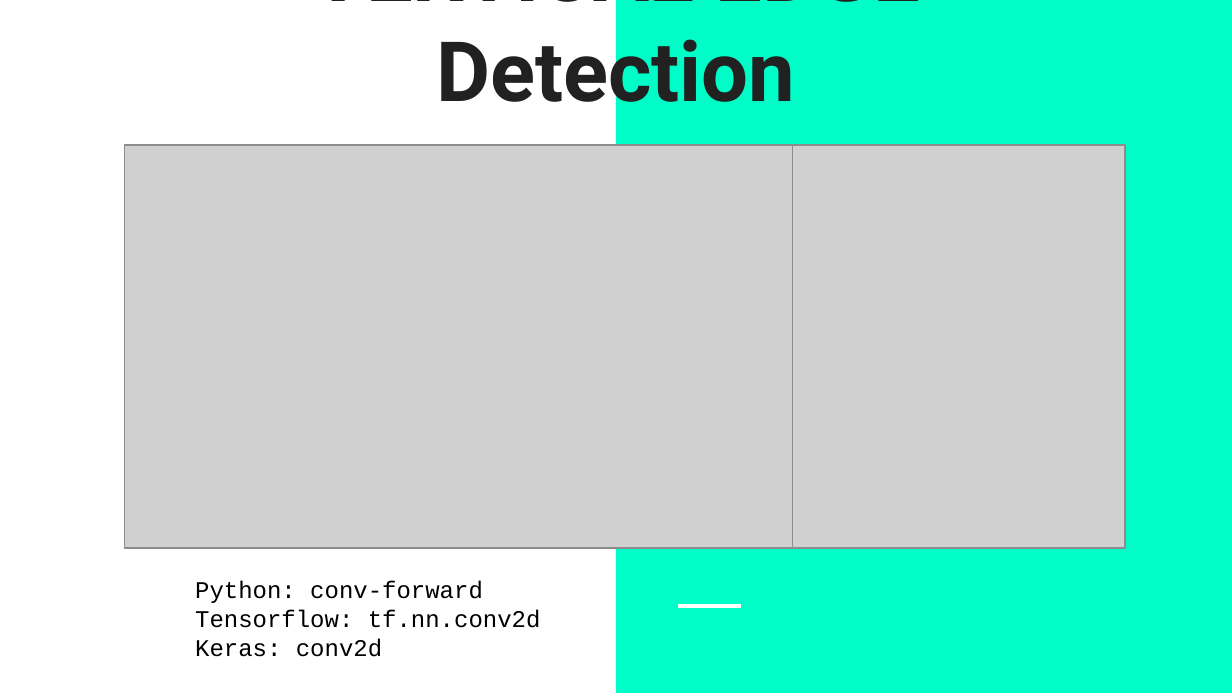
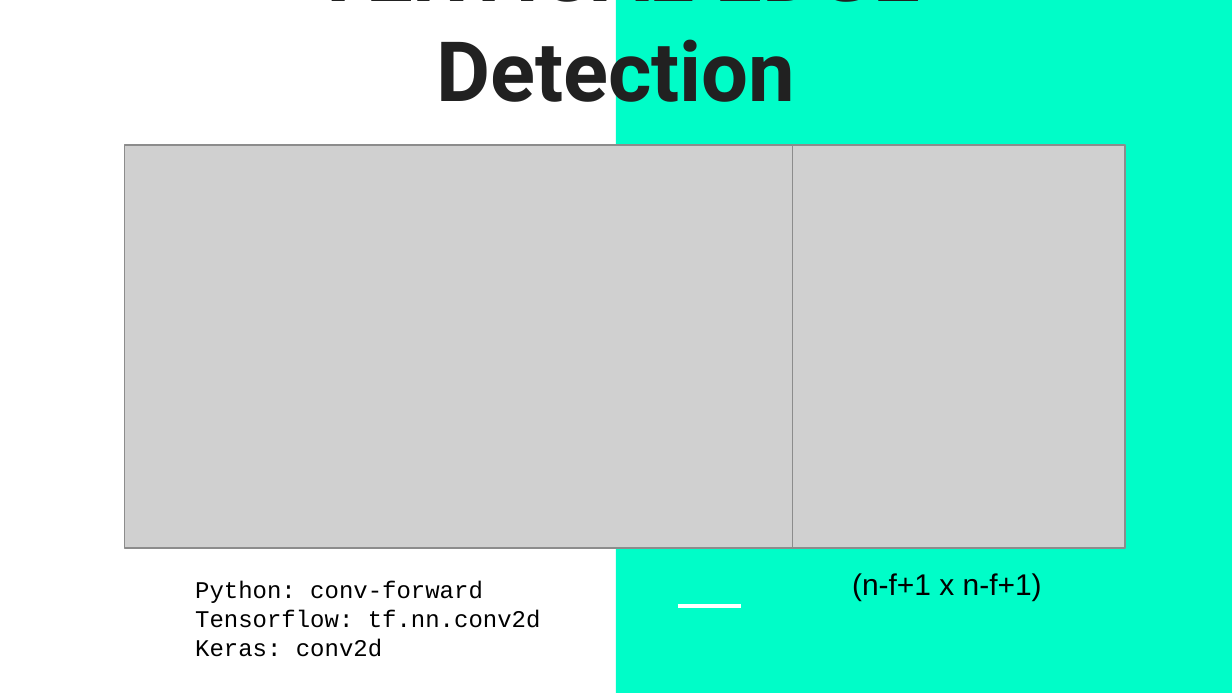
Before and after one commit to NYP-RoboticsSG/Robotics-Sharing, a slide deck: slide 5 of CNN INTRO.pptx. Drawn at 1232x693 pixels with LibreOffice and Linux fonts; fonts in the diff are those of the drawing; grey boxes stand for pictures. Boxes give left, top, right and bottom in pixels: in the first picture for what was removed or moved away, otherwise in the second. Text is boxed around its words. In the diff, an @@ line names an element or a change of style, - is before the commit and + after.

```diff
--- a/CNN INTRO.pptx
+++ b/CNN INTRO.pptx
@@ text added at [852,573,1042,601], 17.5 pt, text #000000 @@
+(n-f+1 x n-f+1)
```
Also in this commit, not shown: 1 other slide changed.
